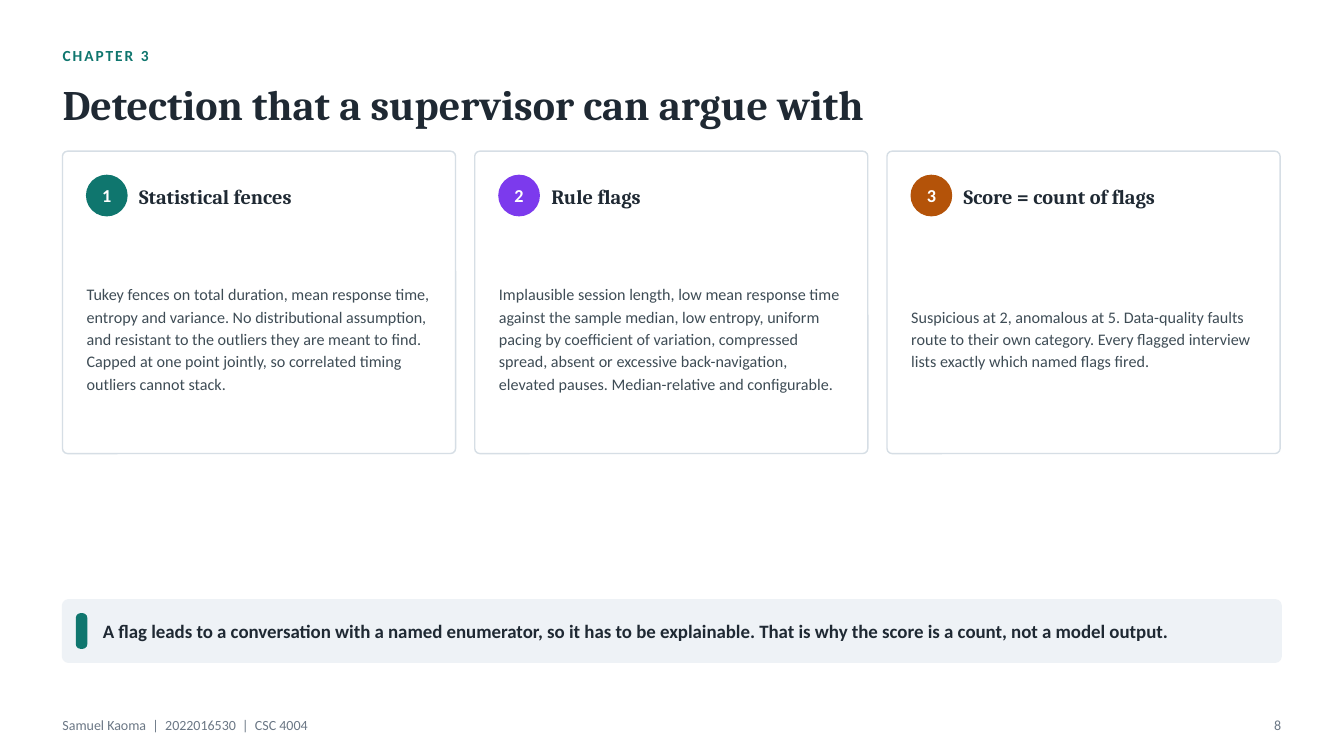
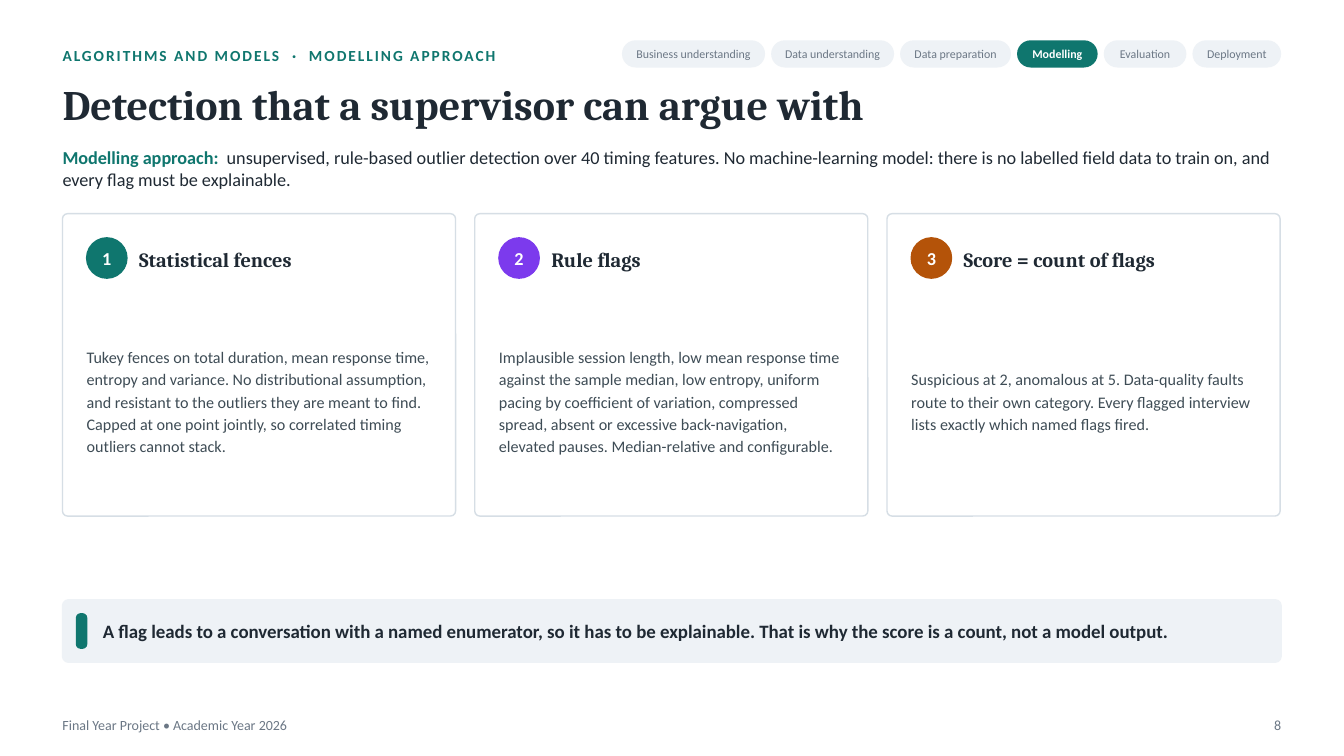
Before and after one commit to Samuelkaoma-eng/SKACE-TIME-DATA, a slide deck: slide 8 of docs/deliverables/Kaoma_Paradata_Presentation.pptx. Drawn at 1344x756 pixels with LibreOffice and Linux fonts; fonts in the diff are those of the drawing. Boxes give left, top, right and bottom in pixels: in the first picture for what was removed or moved away, otherwise in the second. Text is boxed around its words. In the diff, an @@ line names an element or a change of style, - is before the commit and + after.

Commit message:
Update the presentation deck
Recall gains in percentage points, the stress baseline on the baseline
slide, scaling as cost per interview, canonical profiles on the data slide,
data-quality flags named on the demo slide, and the reference check stated
as in Appendix E. Architecture now comes before data and lists the modules;
footer and slide numbers follow the template; 26 slides cut to 24.

```diff
--- a/docs/deliverables/Kaoma_Paradata_Presentation.pptx
+++ b/docs/deliverables/Kaoma_Paradata_Presentation.pptx
@@ text at (63,51,495,61): text changed @@
-CHAPTER 3
+ALGORITHMS AND MODELS · MODELLING APPROACH
@@ rounded rectangle added at (622,40,765,68), fill #EEF2F6 @@
@@ text added at (636,50,751,60), 8.5 pt, text #6B7785 @@
+Business understanding
@@ rounded rectangle added at (771,40,894,68), fill #EEF2F6 @@
@@ text added at (785,50,880,60), 8.5 pt, text #6B7785 @@
+Data understanding
@@ rounded rectangle added at (900,40,1011,68), fill #EEF2F6 @@
@@ text added at (914,50,997,60), 8.5 pt, text #6B7785 @@
+Data preparation
@@ rounded rectangle added at (1017,40,1098,68), fill #0F766E @@
@@ text added at (1032,49,1082,60), 8.5 pt, text #FFFFFF, bold @@
+Modelling
@@ rounded rectangle added at (1104,40,1187,68), fill #EEF2F6 @@
@@ text added at (1120,50,1170,58), 8.5 pt, text #6B7785 @@
+Evaluation
@@ rounded rectangle added at (1193,40,1281,68), fill #EEF2F6 @@
@@ text added at (1207,50,1266,60), 8.5 pt, text #6B7785 @@
+Deployment
@@ text added at (63,151,1270,189), 13 pt, text #1F2933 @@
+Modelling approach: unsupervised, rule-based outlier detection over 40 timing features. No machine-learning model: there is no labelled field data to train on, and every flag must be explainable.
@@ 6 texts, 3 rounded rectangles, 3 ellipses: place and size @@
-6 texts, 3 rounded rectangles, 3 ellipses at (63,151,1280,454)
+6 texts, 3 rounded rectangles, 3 ellipses at (63,214,1280,516)
@@ 3 texts: place and size @@
-3 texts at (87,289,1250,393)
+3 texts at (87,352,1250,455)
@@ text at (62,720,287,733): text changed @@
-Samuel Kaoma | 2022016530 | CSC 4004
+Final Year Project • Academic Year 2026
```
Also in this commit, not shown: 9 other slides changed, 14 slides added, 21 slides removed.
